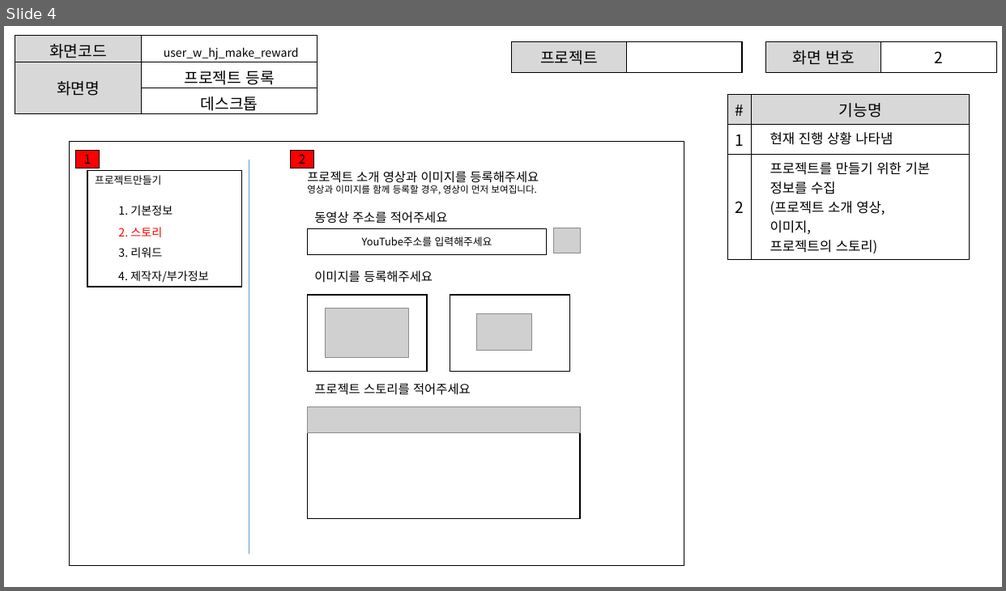
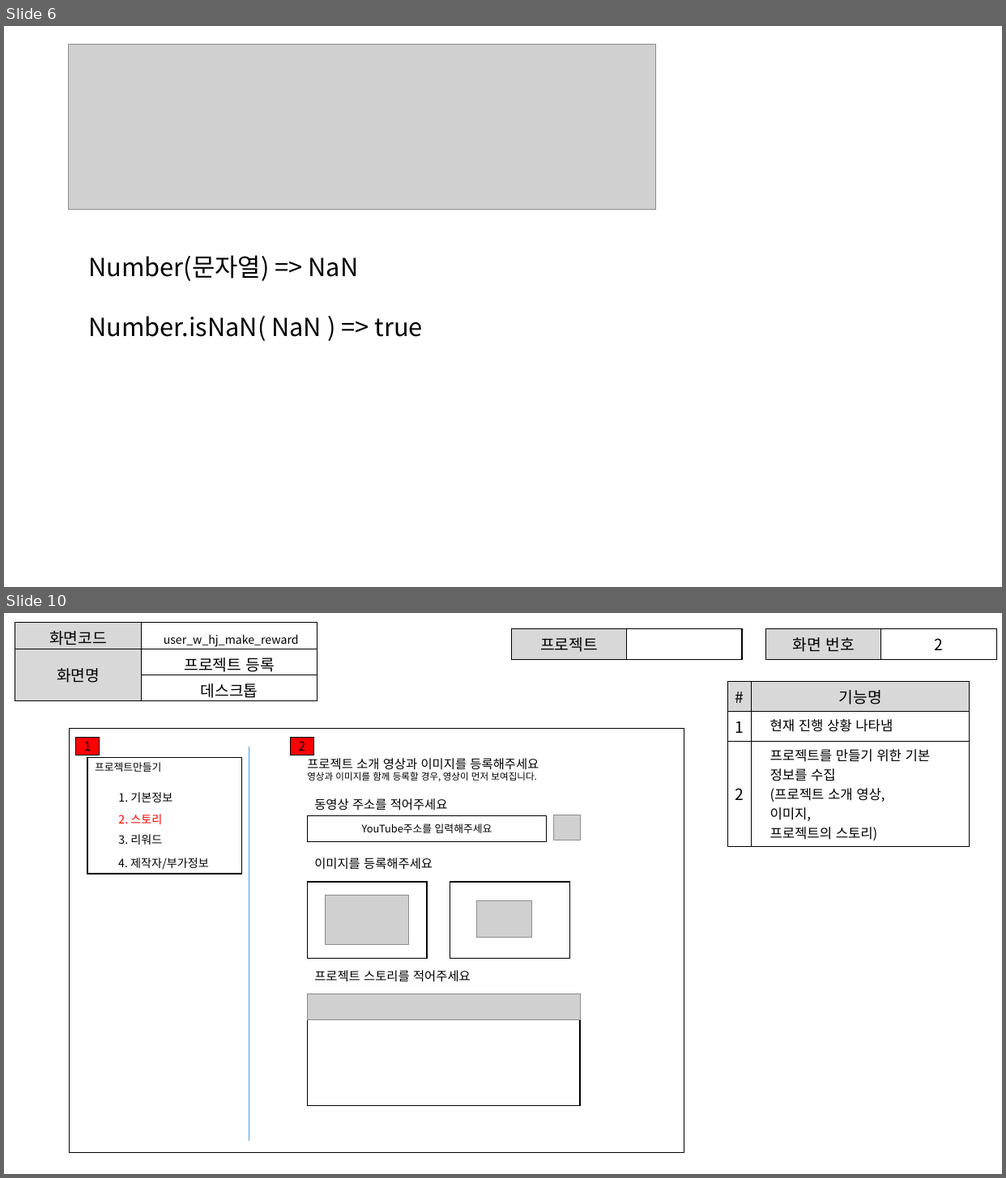
Before and after one commit to ezenteam2/EzenCrowdFunding, a slide deck: project03 화면설계서/project03 - 화면 설계서 - 형준.pptx. Shown one above the other, each under a label of ours: slide 4 before the commit, slides 6 and 10 after it; the slides between them are not shown. The pictures are 1006x591 and 1006x1178 pixels, drawn with LibreOffice and Linux fonts; fonts in the diff are those of the drawing; grey boxes stand for pictures. Boxes give left, top, right and bottom in pixels: in the first picture for what was removed or moved away, otherwise in the second. Text is boxed around its words. In the diff, an @@ line names an element or a change of style, - is before the commit and + after.

```diff
--- a/project03 화면설계서/project03 - 화면 설계서 - 형준.pptx
+++ b/project03 화면설계서/project03 - 화면 설계서 - 형준.pptx
@@ slide 6 added at <box>4,26,1002,587</box>, background #FFFFFF @@
@@ picture added at <box>68,44,656,209</box> @@
@@ text added at <box>88,255,423,341</box>, 24 pt, text #000000 @@
+Number(문자열) => NaN
+Number.isNaN( NaN ) => true
@@ what was slide 4 is now slide 10 @@
```
Also in this commit, not shown: 5 other slides added.
